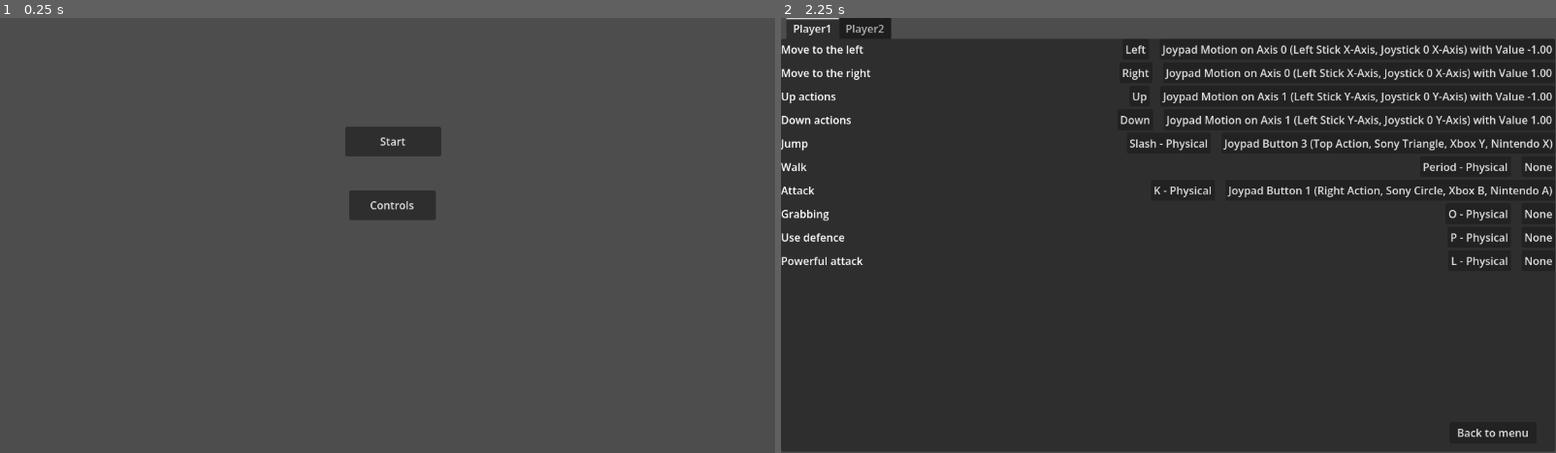
Above: before the commit, frames 1-2 (left to right).
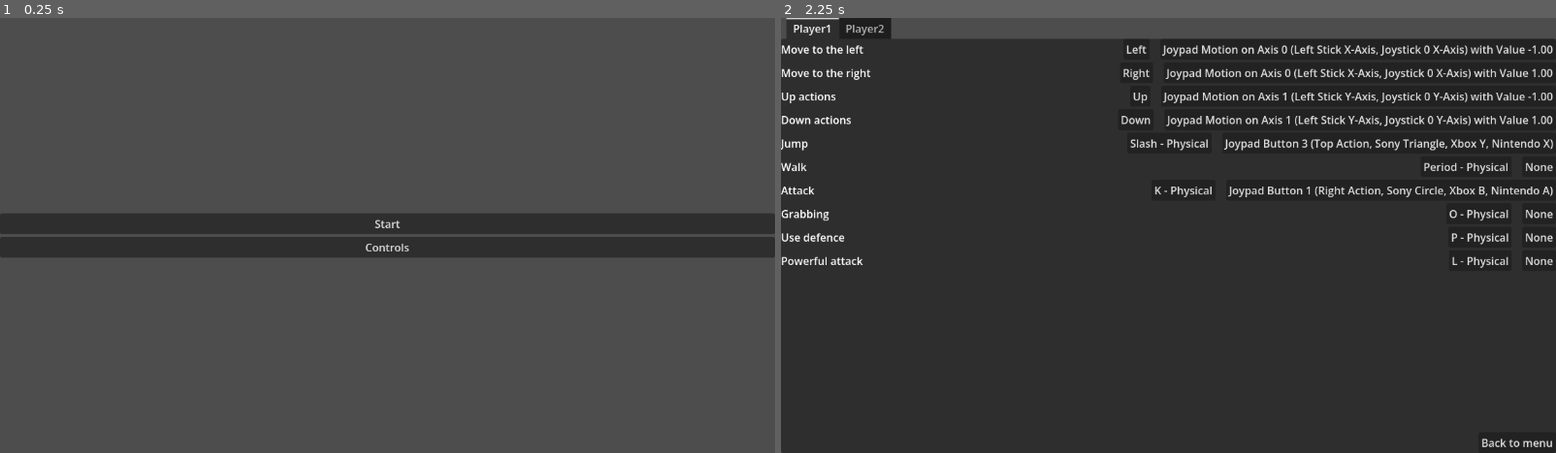
Above: after the commit, the same moments.

Repository: CocoMarck/SuperSmashTux
Game: Godot game, scene res://scenes/main.tscn
The game is run twice, just before and just after one commit, with the same random seed, the same clock (stepped at 60 frames per second) and the same inputs.
Inputs:
- Up to frame 1 (0.25 s): no input
- Up to frame 2 (2.25 s): click "Controls" at 0.5 s; click "Back to menu" at 1.25 s; click "Controls" at 2 s

The runs differ from the first frame. In frame 1, 11% of the frame differs, in the area x 0-100%, y 24-56%; in frame 2, 4.1%.

Commit message:
Interfaz responsiva.

Diff:
--- a/scenes/controls_menu.tscn
+++ b/scenes/controls_menu.tscn
@@ -6,24 +6,44 @@
 [node name="Controls" type="Node2D" unique_id=406256504]
 script = ExtResource("1_5qlyv")
 
-[node name="TabContainer" type="TabContainer" parent="." unique_id=749770512]
-offset_right = 1151.0
-offset_bottom = 646.0
+[node name="CanvasLayer" type="CanvasLayer" parent="." unique_id=788403963]
+
+[node name="Control" type="Control" parent="CanvasLayer" unique_id=941920836]
+layout_mode = 3
+anchors_preset = 15
+anchor_right = 1.0
+anchor_bottom = 1.0
+grow_horizontal = 2
+grow_vertical = 2
+
+[node name="TabContainer" type="TabContainer" parent="CanvasLayer/Control" unique_id=749770512]
+layout_mode = 1
+anchors_preset = 15
+anchor_right = 1.0
+anchor_bottom = 1.0
+grow_horizontal = 2
+grow_vertical = 2
 current_tab = 0
 
-[node name="Player1" type="VBoxContainer" parent="TabContainer" unique_id=1036642587]
+[node name="Player1" type="VBoxContainer" parent="CanvasLayer/Control/TabContainer" unique_id=1036642587]
 layout_mode = 2
 metadata/_tab_index = 0
 
-[node name="Player2" type="VBoxContainer" parent="TabContainer" unique_id=1293396354]
+[node name="Player2" type="VBoxContainer" parent="CanvasLayer/Control/TabContainer" unique_id=1293396354]
 visible = false
 layout_mode = 2
 metadata/_tab_index = 1
 
-[node name="ButtonMenu" type="Button" parent="." unique_id=497547379]
-offset_left = 994.0
-offset_top = 602.0
-offset_right = 1123.0
-offset_bottom = 634.0
+[node name="ButtonMenu" type="Button" parent="CanvasLayer/Control" unique_id=497547379]
+layout_mode = 1
+anchors_preset = 3
+anchor_left = 1.0
+anchor_top = 1.0
+anchor_right = 1.0
+anchor_bottom = 1.0
+offset_left = -115.0
+offset_top = -31.0
+grow_horizontal = 0
+grow_vertical = 0
 text = "Back to menu"
 script = ExtResource("2_d0u3u")
--- a/scenes/fight_canvas_layer.tscn
+++ b/scenes/fight_canvas_layer.tscn
@@ -4,10 +4,24 @@
 
 [node name="FightCanvasLayer" type="CanvasLayer" unique_id=288616017]
 
-[node name="Button" type="Button" parent="." unique_id=1040949315]
-offset_left = 979.0
-offset_top = 595.0
-offset_right = 1121.0
-offset_bottom = 634.0
+[node name="Control" type="Control" parent="." unique_id=1169761072]
+layout_mode = 3
+anchors_preset = 15
+anchor_right = 1.0
+anchor_bottom = 1.0
+grow_horizontal = 2
+grow_vertical = 2
+
+[node name="Button" type="Button" parent="Control" unique_id=1040949315]
+layout_mode = 1
+anchors_preset = 3
+anchor_left = 1.0
+anchor_top = 1.0
+anchor_right = 1.0
+anchor_bottom = 1.0
+offset_left = -142.0
+offset_top = -39.0
+grow_horizontal = 0
+grow_vertical = 0
 text = "Back to menu"
 script = ExtResource("1_vtfwl")
--- a/scenes/main.tscn
+++ b/scenes/main.tscn
@@ -1,7 +1,7 @@
 [gd_scene format=3 uid="uid://c80ojhhjrd0un"]
 
-[ext_resource type="PackedScene" uid="uid://c5rhlecdtr3fm" path="res://scenes/main_menu.tscn" id="1_o5qli"]
+[ext_resource type="PackedScene" uid="uid://c5rhlecdtr3fm" path="res://scenes/main_menu_canvas_layer.tscn" id="1_o5qli"]
 
 [node name="Node2D" type="Node2D" unique_id=1113155528]
 
-[node name="Menu" parent="." unique_id=2015966259 instance=ExtResource("1_o5qli")]
+[node name="MainMenuCanvasLayer" parent="." unique_id=2015966259 instance=ExtResource("1_o5qli")]
--- a/scenes/main_menu.tscn
+++ /dev/null
@@ -1,22 +0,0 @@
-[gd_scene format=3 uid="uid://c5rhlecdtr3fm"]
-
-[ext_resource type="Script" uid="uid://dixe7xp7tg4fo" path="res://scripts/menu/button_start.gd" id="1_yqeox"]
-[ext_resource type="Script" uid="uid://caufbm20j0drj" path="res://scripts/menu/button_controls.gd" id="2_vjb58"]
-
-[node name="Menu" type="Node2D" unique_id=2015966259]
-
-[node name="ButtonStart" type="Button" parent="." unique_id=360843869]
-offset_left = 513.0
-offset_top = 162.0
-offset_right = 656.0
-offset_bottom = 206.0
-text = "Start"
-script = ExtResource("1_yqeox")
-
-[node name="ButtonControls" type="Button" parent="." unique_id=401747103]
-offset_left = 519.0
-offset_top = 257.0
-offset_right = 648.0
-offset_bottom = 301.0
-text = "Controls"
-script = ExtResource("2_vjb58")
--- /dev/null
+++ b/scenes/main_menu_canvas_layer.tscn
@@ -0,0 +1,33 @@
+[gd_scene format=3 uid="uid://c5rhlecdtr3fm"]
+
+[ext_resource type="Script" uid="uid://dixe7xp7tg4fo" path="res://scripts/menu/button_start.gd" id="1_yqeox"]
+[ext_resource type="Script" uid="uid://caufbm20j0drj" path="res://scripts/menu/button_controls.gd" id="2_vjb58"]
+
+[node name="MainMenuCanvasLayer" type="CanvasLayer" unique_id=683410342]
+
+[node name="Control" type="Control" parent="." unique_id=8405504]
+layout_mode = 3
+anchors_preset = 15
+anchor_right = 1.0
+anchor_bottom = 1.0
+grow_horizontal = 2
+grow_vertical = 2
+
+[node name="VBoxContainer" type="VBoxContainer" parent="Control" unique_id=2128217969]
+layout_mode = 1
+anchors_preset = 15
+anchor_right = 1.0
+anchor_bottom = 1.0
+grow_horizontal = 2
+grow_vertical = 2
+alignment = 1
+
+[node name="ButtonStart" type="Button" parent="Control/VBoxContainer" unique_id=360843869]
+layout_mode = 2
+text = "Start"
+script = ExtResource("1_yqeox")
+
+[node name="ButtonControls" type="Button" parent="Control/VBoxContainer" unique_id=401747103]
+layout_mode = 2
+text = "Controls"
+script = ExtResource("2_vjb58")
--- a/scripts/menu/button_menu.gd
+++ b/scripts/menu/button_menu.gd
@@ -1,13 +1,13 @@
 extends Button
 
-const MAION_MENU_SCENE := "res://scenes/main_menu.tscn"
+const MAIN_MENU_CANVAS_LAYER_SCENE := "res://scenes/main_menu_canvas_layer.tscn"
 
 # Called when the node enters the scene tree for the first time.
 func _ready() -> void:
 	pressed.connect(_open_main_menu)
 
 func _open_main_menu() -> void:
-	get_tree().change_scene_to_file(MAION_MENU_SCENE)
+	get_tree().change_scene_to_file(MAIN_MENU_CANVAS_LAYER_SCENE)
 
 # Called every frame. 'delta' is the elapsed time since the previous frame.
 func _process(delta: float) -> void:
--- a/scripts/menu/controls_menu.gd
+++ b/scripts/menu/controls_menu.gd
@@ -18,12 +18,21 @@
 var _capturing_button: Button
 var _capturing_original_text: String
 
+# Controles
+var _tab_container: TabContainer
+var _vbox_player1: VBoxContainer
+var _vbox_player2: VBoxContainer
+
 func _ready() -> void:
+	_tab_container = $CanvasLayer/Control/TabContainer
+	_vbox_player1 = _tab_container.get_child(0)
+	_vbox_player2 = _tab_container.get_child(1)
+
 	# Construir contenido de pestañas.
 	var tabs :Dictionary = {
 		# TabContainer/VBoxContainer
-		GlobalUtils.PlayerId.PLAYER_1: $TabContainer/Player1,
-		GlobalUtils.PlayerId.PLAYER_2: $TabContainer/Player2,}
+		GlobalUtils.PlayerId.PLAYER_1: _vbox_player1,
+		GlobalUtils.PlayerId.PLAYER_2: _vbox_player2,}
 	for player_id in tabs:
 		_build_player_tab(player_id, tabs[player_id])
 	# Asegurar archivo de configuracion
Not shown, changed: docs/changelog.md
Not shown, added: docs/nota-ui-responsiva.md
